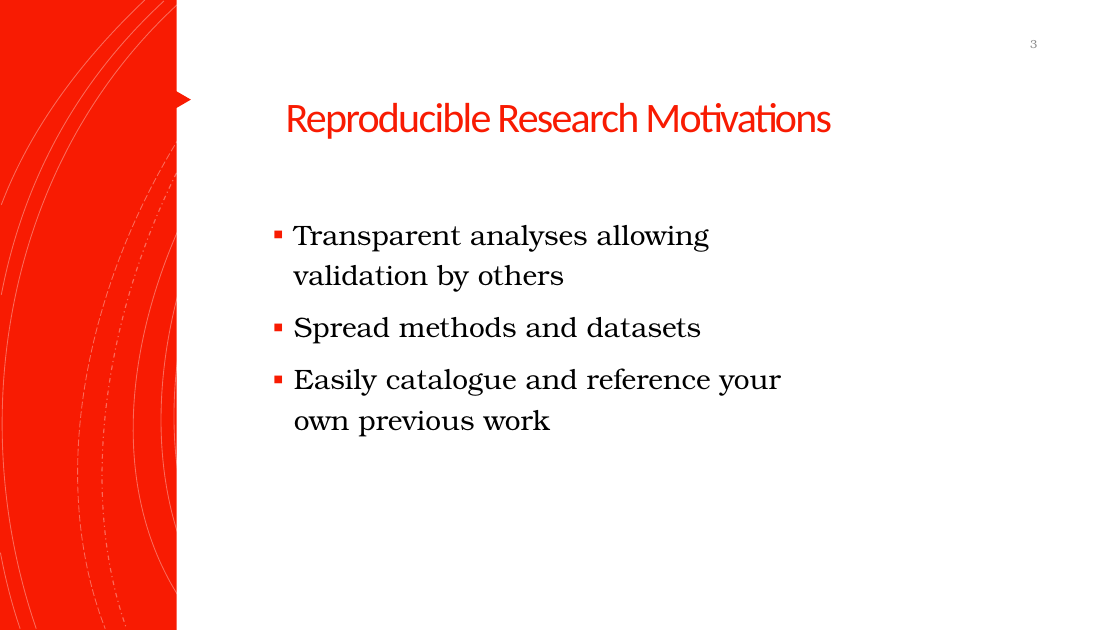
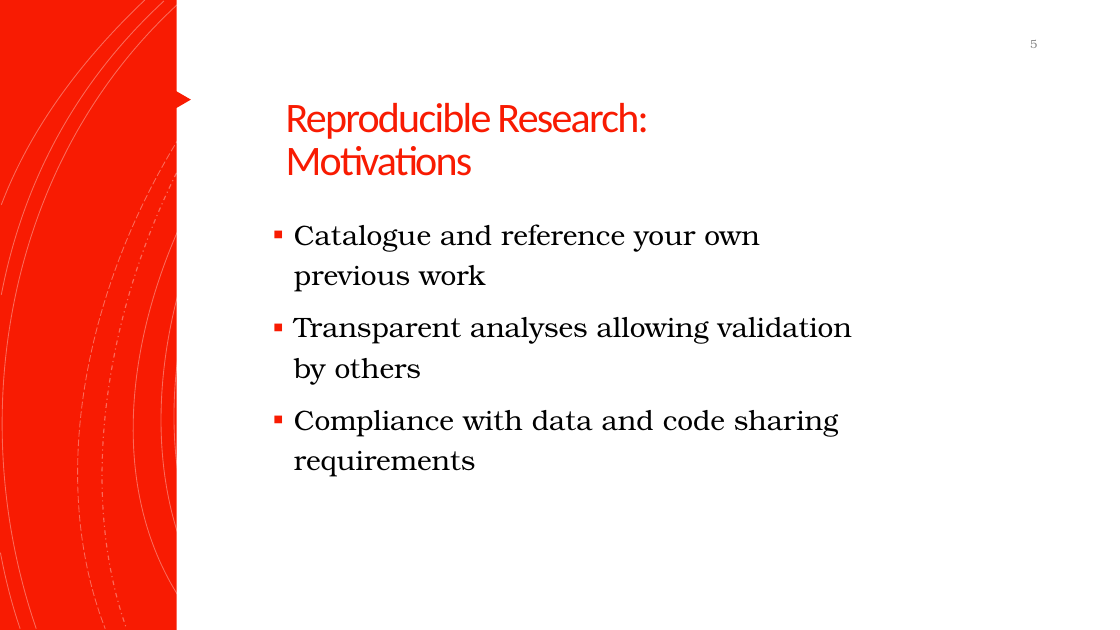
Before and after one commit to NeuroShepherd/R_Coding_Presentations, a slide deck: slide 5 of RStudio, Git, and Github/RStudio_Git_Github.pptx (slide 3 before the commit). Drawn at 1120x630 pixels with LibreOffice and Linux fonts; fonts in the diff are those of the drawing. Boxes give left, top, right and bottom in pixels: in the first picture for what was removed or moved away, otherwise in the second. Text is boxed around its words. In the diff, an @@ line names an element or a change of style, - is before the commit and + after.

Commit message:
Minor updates to RStudio/Git/GitHub presentation

```diff
--- a/RStudio, Git, and Github/RStudio_Git_Github.pptx
+++ b/RStudio, Git, and Github/RStudio_Git_Github.pptx
@@ title at bbox=[286, 103, 648, 176]: text changed @@
-Reproducible Research Motivations
+Reproducible Research: Motivations
@@ text at bbox=[294, 224, 759, 292]: paragraph added @@
+▪ Catalogue and reference your own previous work
@@ text at bbox=[294, 410, 838, 476]: text changed @@
-▪ Spread methods and datasets
-▪ Easily catalogue and reference your own previous work
+▪ Compliance with data and code sharing requirements
```
Also in this commit, not shown: 6 other slides changed, 2 slides added.
